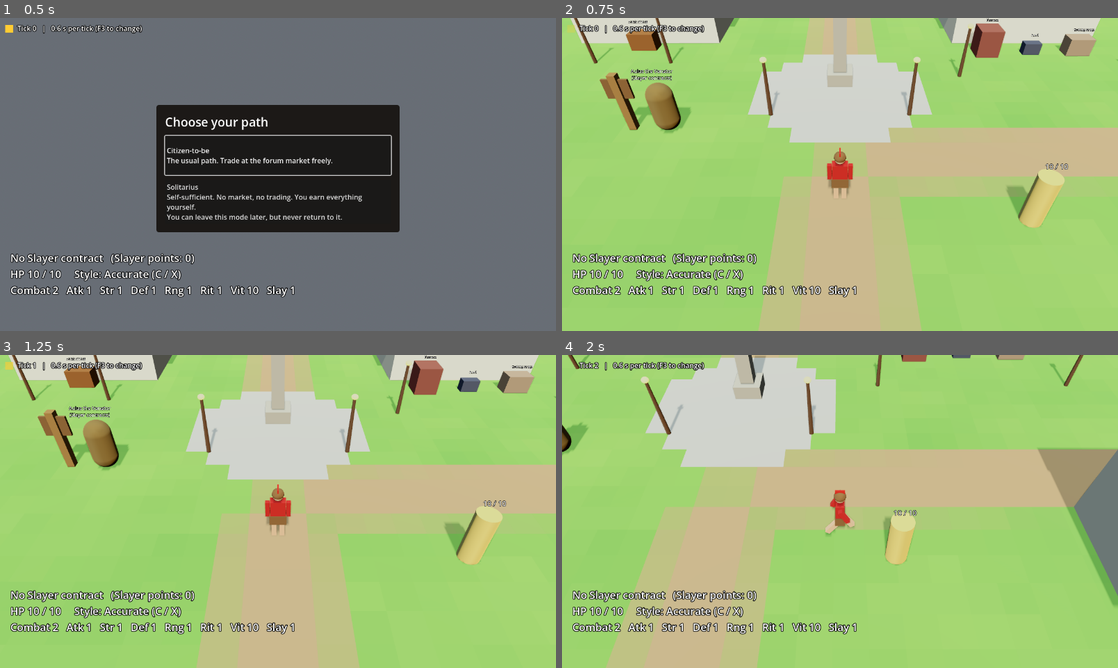
Above: before the commit, frames 1-4 (two rows, left to right).
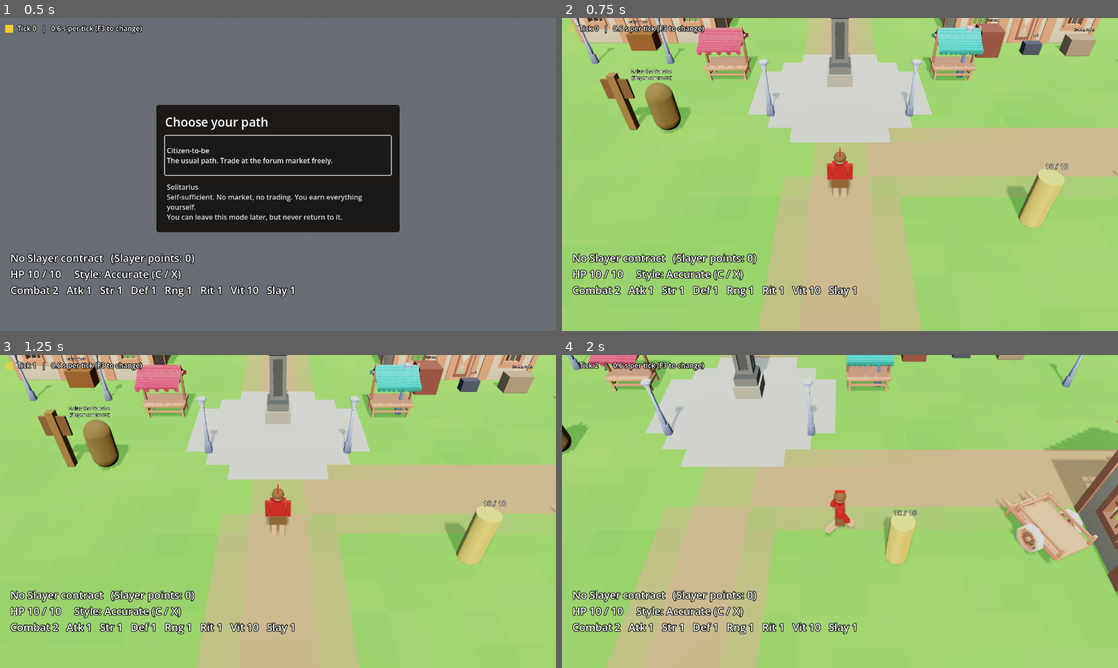
Above: after the commit, the same moments.

Repository: DanteArcese/legio
Game: Godot game, scene res://scenes/main.tscn
The game is run twice, just before and just after one commit, with the same random seed, the same clock (stepped at 60 frames per second) and the same inputs.
Inputs (mouse positions are in pixels of both pictures, inside the frame that each line leads up to):
- Up to frame 1 (0.5 s): no input
- Up to frame 2 (0.75 s): click "Citizen-to-be The usual path.…" at 0.5 s
- Up to frame 3 (1.25 s): no input
- Up to frame 4 (2 s): tap Enter (ui_accept) at 1.25, 1.52, 1.82 s; move the mouse to (962, 495) at 1.27 s; hold D (move_right) from 1.28 s (still down); tap Down (camera_down) at 1.35 s; click (962, 495) at 1.42 s

Frame 1 is identical in both runs. In frame 2, 6.3% of the frame differs, in the area x 1-100%, y 0-51%; in frame 3, 6.3%; in frame 4, 7.4%, in the area x 1-100%, y 0-81%.

Commit message:
Dress the town with CC0 Kenney nature, town, and castle models (#57)
Co-Authored-By: Claude Opus 5.5 <noreply@anthropic.com>
Claude-Session: https://claude.ai/code/session_01LWcDeJx5tZMUXidHZumWzT

Diff:
--- a/game/scenes/main.tscn
+++ b/game/scenes/main.tscn
@@ -22,6 +22,7 @@
 [ext_resource type="Script" path="res://scripts/world/terrain.gd" id="20_terrain"]
 [ext_resource type="Script" path="res://scripts/world/day_night.gd" id="21_daynight"]
 [ext_resource type="Script" path="res://scripts/world/lamp_post.gd" id="22_lamp"]
+[ext_resource type="Script" path="res://scripts/world/kit_dresser.gd" id="23_dresser"]
 
 [sub_resource type="ProceduralSkyMaterial" id="sky_mat"]
 
@@ -503,3 +504,8 @@
 sun = NodePath("../Sun")
 moon = NodePath("../Moon")
 area_lighting = NodePath("../AreaLighting")
+
+[node name="KitDresser" type="Node" parent="." node_paths=PackedStringArray("town", "terrain")]
+script = ExtResource("23_dresser")
+town = NodePath("../CastraFerrea")
+terrain = NodePath("../Terrain")
--- /dev/null
+++ b/game/scripts/world/kit_dresser.gd
@@ -0,0 +1,328 @@
+extends Node
+## Dresses the greybox town with CC0 Kenney models at startup.
+##
+## Collision, the navmesh, and the layout all stay as they are: placeholder
+## meshes are hidden and kit models are added as children of the same
+## bodies (so occlusion fading still applies). Roofs become gabled tile
+## roofs in their "<Building>Roof" nodes, so the hide-roofs toggle still works.
+## Scenery (bushes, rocks, flowers) is scattered with a fixed seed.
+
+const KIT := "res://assets/kenney/"
+const TREES := ["tree_pineTallA", "tree_pineTallB", "tree_pineTallC", "tree_pineDefaultA",
+	"tree_pineDefaultB", "tree_pineRoundC", "tree_default", "tree_oak", "tree_fat", "tree_detailed"]
+const TREE_MODEL_HEIGHT := 1.6
+const SCATTER := [
+	["plant_bush", 70, 2.2], ["plant_bushLarge", 40, 2.4], ["plant_bushDetailed", 30, 2.2],
+	["plant_flatTall", 30, 2.0], ["flower_redA", 40, 2.0], ["flower_yellowA", 40, 2.0],
+	["mushroom_red", 15, 2.0], ["mushroom_tanGroup", 15, 2.0], ["log", 10, 2.4],
+	["stump_round", 12, 2.4], ["rock_smallA", 25, 2.0], ["rock_largeA", 14, 2.2], ["stone_largeA", 10, 2.0],
+]
+## Which side each building's door faces.
+const DOOR_SIDES := {"Bank": "+z", "Smithy": "+z", "Granary": "-x", "HouseA": "-z", "HouseB": "-z", "HouseC": "-z"}
+const WALL_TILE := 2.6
+const ROOF_COLOR := Color(0.7, 0.33, 0.22)
+const ROOF_OVERHANG := 0.35
+## Nature kit materials recoloured by name, from its teal palette to a
+## natural one.
+const NATURE_COLORS := {
+	"leafsDark": Color(0.2, 0.4, 0.17), "leafsGreen": Color(0.3, 0.52, 0.21), "leafs": Color(0.3, 0.52, 0.21),
+	"grass": Color(0.36, 0.58, 0.24), "woodBarkDark": Color(0.33, 0.22, 0.14), "woodBark": Color(0.45, 0.31, 0.19),
+	"wood": Color(0.5, 0.36, 0.22), "dirt": Color(0.5, 0.41, 0.3), "stoneDark": Color(0.5, 0.49, 0.46),
+	"stone": Color(0.7, 0.68, 0.63),
+}
+const FORT_TILE := 2.5
+const FORT_WALL_HEIGHT := 3.0
+
+@export var town: Node3D
+@export var terrain: Node
+
+var _cache := {}
+var _materials := {}
+var _town_palette: ImageTexture
+
+
+func _ready() -> void:
+	_dress_fort()
+	_dress_buildings()
+	_dress_trees()
+	_dress_forum()
+	_scatter_scenery()
+	_fence_fields()
+
+
+func model(path: String) -> Node3D:
+	if not _cache.has(path):
+		_cache[path] = load(KIT + path + ".glb")
+	var instance: Node3D = _cache[path].instantiate()
+	if path.begins_with("nature/"):
+		_recolor(instance, _nature_material)
+	elif path.begins_with("town/"):
+		_recolor(instance, _town_material)
+	return instance
+
+
+func _recolor(node: Node, convert: Callable) -> void:
+	for mesh_instance in node.find_children("*", "MeshInstance3D", true, false):
+		var mesh: Mesh = mesh_instance.mesh
+		for i in mesh.get_surface_count():
+			var material := mesh.surface_get_material(i) as StandardMaterial3D
+			if material:
+				mesh_instance.set_surface_override_material(i, convert.call(material))
+
+
+func _nature_material(material: StandardMaterial3D) -> StandardMaterial3D:
+	var key := material.resource_name
+	if not _materials.has(key):
+		var copy := material.duplicate() as StandardMaterial3D
+		for prefix in NATURE_COLORS:
+			if key.begins_with(prefix):
+				copy.albedo_color = NATURE_COLORS[prefix]
+				break
+		_materials[key] = copy
+	return _materials[key]
+
+
+## The town kit's palette texture with its lavender stone and plaster
+## turned into warm Roman cream and ochre.
+func _town_material(material: StandardMaterial3D) -> StandardMaterial3D:
+	var key := "town:" + material.resource_name
+	if not _materials.has(key):
+		var copy := material.duplicate() as StandardMaterial3D
+		if copy.albedo_texture:
+			if _town_palette == null:
+				_town_palette = ImageTexture.create_from_image(_warm_palette(copy.albedo_texture.get_image()))
+			copy.albedo_texture = _town_palette
+		_materials[key] = copy
+	return _materials[key]
+
+
+static func _warm_palette(source: Image) -> Image:
+	var image := source.duplicate() as Image
+	if image.is_compressed():
+		image.decompress()
+	for y in image.get_height():
+		for x in image.get_width():
+			var c := image.get_pixel(x, y)
+			# Lavender / blue-grey: hue 0.6-0.8, low to mid saturation.
+			if c.h > 0.58 and c.h < 0.82 and c.s < 0.45:
+				image.set_pixel(x, y, Color.from_hsv(0.1, 0.22 + c.s * 0.2, minf(c.v * 1.05, 0.97), c.a))
+	return image
+
+
+# --- Fort ------------------------------------------------------------------
+
+func _dress_fort() -> void:
+	for wall in town.get_node("Walls").get_children():
+		if not wall is StaticBody3D:
+			continue
+		var size: Vector3 = (wall.get_node("Collision").shape as BoxShape3D).size
+		_hide_mesh(wall)
+		if String(wall.name).begins_with("Tower"):
+			_build_tower(wall, size)
+		else:
+			_build_wall_run(wall, size)
+
+
+func _build_wall_run(wall: StaticBody3D, size: Vector3) -> void:
+	var along_x := size.x >= size.z
+	var length := size.x if along_x else size.z
+	var count := maxi(1, roundi(length / FORT_TILE))
+	var tile := length / count
+	for i in count:
+		var piece := model("castle/wall")
+		var offset := -length / 2.0 + tile * (i + 0.5)
+		piece.position = Vector3(offset, -size.y / 2.0, 0) if along_x else Vector3(0, -size.y / 2.0, offset)
+		piece.rotation.y = 0.0 if along_x else PI / 2.0
+		piece.scale = Vector3(tile, FORT_WALL_HEIGHT / 1.31, size.z if along_x else size.x)
+		wall.add_child(piece)
+
+
+func _build_tower(tower: StaticBody3D, size: Vector3) -> void:
+	var width := size.x
+	var y := -size.y / 2.0
+	for part in ["castle/tower-square-base", "castle/tower-square-mid", "castle/tower-square-top"]:
+		var piece := model(part)
+		piece.position = Vector3(0, y, 0)
+		piece.scale = Vector3(width, width, width)
+		tower.add_child(piece)
+		y += width * (1.0 if part != "castle/tower-square-top" else 0.3)
+	var flag := model("castle/flag")
+	flag.position = Vector3(0, y, 0)
+	flag.scale = Vector3.ONE * width
+	tower.add_child(flag)
+
+
+# --- Buildings ---------------------------------------------------------------
+
+func _dress_buildings() -> void:
+	var buildings := town.get_node("Buildings")
+	for name in DOOR_SIDES:
+		var body: StaticBody3D = buildings.get_node_or_null(name)
+		if body == null:
+			continue
+		var size: Vector3 = (body.get_node("Collision").shape as BoxShape3D).size
+		_hide_mesh(body)
+		_build_walls(body, size, DOOR_SIDES[name])
+		var roof: MeshInstance3D = buildings.get_node_or_null(name + "Roof")
+		if roof:
+			roof.mesh = _gable_roof(size.x + ROOF_OVERHANG * 2.0, size.z + ROOF_OVERHANG * 2.0)
+			roof.position = body.position + Vector3(0, size.y / 2.0, 0)
+
+
+## Wall panels around a box footprint: a door in the middle of the door
+## side, shuttered windows elsewhere. Panels sit on the +x edge of a tile,
+## so each side rotates its tiles to face outward.
+func _build_walls(body: StaticBody3D, size: Vector3, door_side: String) -> void:
+	var sides := {
+		"+x": [size.z, 0.0, Vector3(1, 0, 0), Vector3(0, 0, 1)],
+		"-x": [size.z, PI, Vector3(-1, 0, 0), Vector3(0, 0, 1)],
+		"+z": [size.x, -PI / 2.0, Vector3(0, 0, 1), Vector3(1, 0, 0)],
+		"-z": [size.x, PI / 2.0, Vector3(0, 0, -1), Vector3(1, 0, 0)],
+	}
+	for side in sides:
+		var length: float = sides[side][0]
+		var count := maxi(1, roundi(length / WALL_TILE))
+		var tile := length / count
+		var outward: Vector3 = sides[side][2]
+		var along: Vector3 = sides[side][3]
+		var half_depth := (size.x if side.ends_with("x") else size.z) / 2.0
+		for i in count:
+			var kind := "town/wall-window-shutters" if i % 2 == 0 else "town/wall"
+			if side == door_side and i == count / 2:
+				kind = "town/wall-door"
+			var piece := model(kind)
+			var centre := outward * (half_depth - tile / 2.0) + along * (-length / 2.0 + tile * (i + 0.5))
+			piece.position = centre + Vector3(0, -size.y / 2.0, 0)
+			piece.rotation.y = sides[side][1]
+			piece.scale = Vector3(tile, size.y, tile)
+			body.add_child(piece)
+
+
+## A terracotta gabled roof, ridge along the longer side, flat-shaded.
+func _gable_roof(width: float, depth: float) -> ArrayMesh:
+	var along_x := width >= depth
+	var half_long := (width if along_x else depth) / 2.0
+	var half_short := (depth if along_x else width) / 2.0
+	var ridge := half_short * 0.75
+	var p := func(long: float, up: float, short: float) -> Vector3:
+		return Vector3(long, up, short) if along_x else Vector3(short, up, long)
+	var tool := SurfaceTool.new()
+	tool.begin(Mesh.PRIMITIVE_TRIANGLES)
+	tool.set_smooth_group(-1)
+	tool.set_color(ROOF_COLOR)
+	var quads := [
+		[p.call(-half_long, 0, -half_short), p.call(half_long, 0, -half_short), p.call(half_long, ridge, 0), p.call(-half_long, ridge, 0)],
+		[p.call(half_long, 0, half_short), p.call(-half_long, 0, half_short), p.call(-half_long, ridge, 0), p.call(half_long, ridge, 0)],
+	]
+	for quad in quads:
+		for index in [0, 1, 2, 0, 2, 3]:
+			tool.add_vertex(quad[index])
+	tool.set_color(ROOF_COLOR.darkened(0.15))
+	for end in [-half_long, half_long]:
+		var tri := [p.call(end, 0, -half_short), p.call(end, ridge, 0), p.call(end, 0, half_short)]
+		if end > 0:
+			tri.reverse()
+		for vertex in tri:
+			tool.add_vertex(vertex)
+	tool.generate_normals()
+	var mesh := tool.commit()
+	var material := StandardMaterial3D.new()
+	material.vertex_color_use_as_albedo = true
+	material.vertex_color_is_srgb = true
+	material.cull_mode = BaseMaterial3D.CULL_DISABLED
+	material.roughness = 0.9
+	mesh.surface_set_material(0, material)
+	return mesh
+
+
+# --- Trees, forum, scenery ---------------------------------------------------------
+
+func _dress_trees() -> void:
+	for tree in town.get_node("Outside/Woods").get_children():
+		var trunk: MeshInstance3D = tree.get_node_or_null("Trunk")
+		if trunk == null:
+			continue
+		var height: float = (trunk.mesh as CylinderMesh).height * 2.0
+		trunk.visible = false
+		tree.get_node("Leaves").visible = false
+		var choice: String = TREES[absi(hash(String(tree.name))) % TREES.size()]
+		var instance := model("nature/" + choice)
+		instance.scale = Vector3.ONE * (height / TREE_MODEL_HEIGHT) * 1.15
+		instance.rotation.y = float(absi(hash(String(tree.name) + "r")) % 360) * PI / 180.0
+		tree.add_child(instance)
+
+
+func _dress_forum() -> void:
+	var buildings := town.get_node("Buildings")
+	var column: MeshInstance3D = buildings.get_node_or_null("StatueColumn")
+	if column:
+		column.visible = false
+		var statue := model("nature/statue_column")
+		statue.position = Vector3(column.position.x, 0.6, column.position.z)
+		statue.scale = Vector3.ONE * 3.4
+		buildings.add_child(statue)
+	for spec in [["town/stall-red", Vector3(-5.5, 0, -6.5), PI / 2.0], ["town/stall-green", Vector3(5.5, 0, -6.5), -PI / 2.0],
+			["town/cart", Vector3(10.8, 0, 2.0), 0.4]]:
+		var prop := model(spec[0])
+		prop.position = spec[1]
+		prop.rotation.y = spec[2]
+		prop.scale = Vector3.ONE * 2.0
+		town.add_child(prop)
+
+
+func _scatter_scenery() -> void:
+	if terrain == null:
+		return
+	var root := Node3D.new()
+	root.name = "Scenery"
+	town.add_child(root)
+	var rng := RandomNumberGenerator.new()
+	rng.seed = 77
+	for spec in SCATTER:
+		var placed := 0
+		var attempts := 0
+		while placed < spec[1] and attempts < spec[1] * 20:
+			attempts += 1
+			var x := rng.randf_range(-60.0, 60.0)
+			var z := rng.randf_range(-60.0, 60.0)
+			if not terrain.is_grassy(x, z) or terrain.level_weight(Vector2(x, z)) > 0.5:
+				continue
+			var prop := model("nature/" + spec[0])
+			prop.position = Vector3(x, terrain.height_at(x, z), z)
+			prop.rotation.y = rng.randf_range(0.0, TAU)
+			prop.scale = Vector3.ONE * spec[2] * rng.randf_range(0.8, 1.25)
+			root.add_child(prop)
+			placed += 1
+
+
+## Wooden fences around each field, with a gate in the middle of one side.
+func _fence_fields() -> void:
+	if terrain == null:
+		return
+	var root := Node3D.new()
+	root.name = "FieldFences"
+	town.add_child(root)
+	for field in terrain.FIELDS:
+		var rect: Rect2 = field.grow(0.4)
+		var corners := [rect.position, Vector2(rect.end.x, rect.position.y), rect.end, Vector2(rect.position.x, rect.end.y)]
+		for side in 4:
+			var a: Vector2 = corners[side]
+			var b: Vector2 = corners[(side + 1) % 4]
+			var length := a.distance_to(b)
+			var count := maxi(1, roundi(length / 1.5))
+			for i in count:
+				var t := (i + 0.5) / count
+				var point := a.lerp(b, t)
+				var gate := side == 0 and i == count / 2
+				var piece := model("town/fence-gate" if gate else "town/fence")
+				piece.position = Vector3(point.x, 0, point.y)
+				# Fence panels run along local z; turn them to follow the side.
+				piece.rotation.y = atan2(b.x - a.x, b.y - a.y)
+				piece.scale = Vector3(1.5, 1.5, length / count)
+				root.add_child(piece)
+
+
+func _hide_mesh(body: Node) -> void:
+	var mesh := body.get_node_or_null("Mesh")
+	if mesh:
+		mesh.visible = false
--- a/game/scripts/world/lamp_post.gd
+++ b/game/scripts/world/lamp_post.gd
@@ -1,5 +1,5 @@
 extends StaticBody3D
-## A simple lamp post whose light the day/night cycle switches on at night.
+## A lantern post whose light the day/night cycle switches on at night.
 
 func _init() -> void:
 	collision_layer = 8
@@ -7,30 +7,10 @@
 
 
 func _ready() -> void:
-	var post := MeshInstance3D.new()
-	var pole := CylinderMesh.new()
-	pole.top_radius = 0.06
-	pole.bottom_radius = 0.09
-	pole.height = 2.4
-	var wood := StandardMaterial3D.new()
-	wood.albedo_color = Color(0.32, 0.22, 0.14)
-	pole.material = wood
-	post.mesh = pole
-	post.position.y = 1.2
-	add_child(post)
-	var flame := MeshInstance3D.new()
-	var bowl := SphereMesh.new()
-	bowl.radius = 0.14
-	bowl.height = 0.22
-	var glow := StandardMaterial3D.new()
-	glow.albedo_color = Color(1, 0.6, 0.25)
-	glow.emission_enabled = true
-	glow.emission = Color(1, 0.55, 0.2)
-	glow.emission_energy_multiplier = 2.5
-	bowl.material = glow
-	flame.mesh = bowl
-	flame.position.y = 2.5
-	add_child(flame)
+	# Kenney Fantasy Town lantern (CC0), scaled to a 2.5 m post.
+	var lantern: Node3D = preload("res://assets/kenney/town/lantern.glb").instantiate()
+	lantern.scale = Vector3.ONE * 1.6
+	add_child(lantern)
 	var shape := CollisionShape3D.new()
 	var cylinder := CylinderShape3D.new()
 	cylinder.radius = 0.15
Not shown, added: game/assets/kenney/castle/License.txt
Binary file added: game/assets/kenney/castle/Textures/colormap.png
Not shown, added: game/assets/kenney/castle/Textures/colormap.png.import
Binary file added: game/assets/kenney/castle/flag.glb
Not shown, added: game/assets/kenney/castle/flag.glb.import
Binary file added: game/assets/kenney/castle/tower-square-base.glb
Not shown, added: game/assets/kenney/castle/tower-square-base.glb.import
Binary file added: game/assets/kenney/castle/tower-square-mid.glb
Not shown, added: game/assets/kenney/castle/tower-square-mid.glb.import
Binary file added: game/assets/kenney/castle/tower-square-top-roof.glb
Not shown, added: game/assets/kenney/castle/tower-square-top-roof.glb.import
Binary file added: game/assets/kenney/castle/tower-square-top.glb
(and 90 more such lines)
